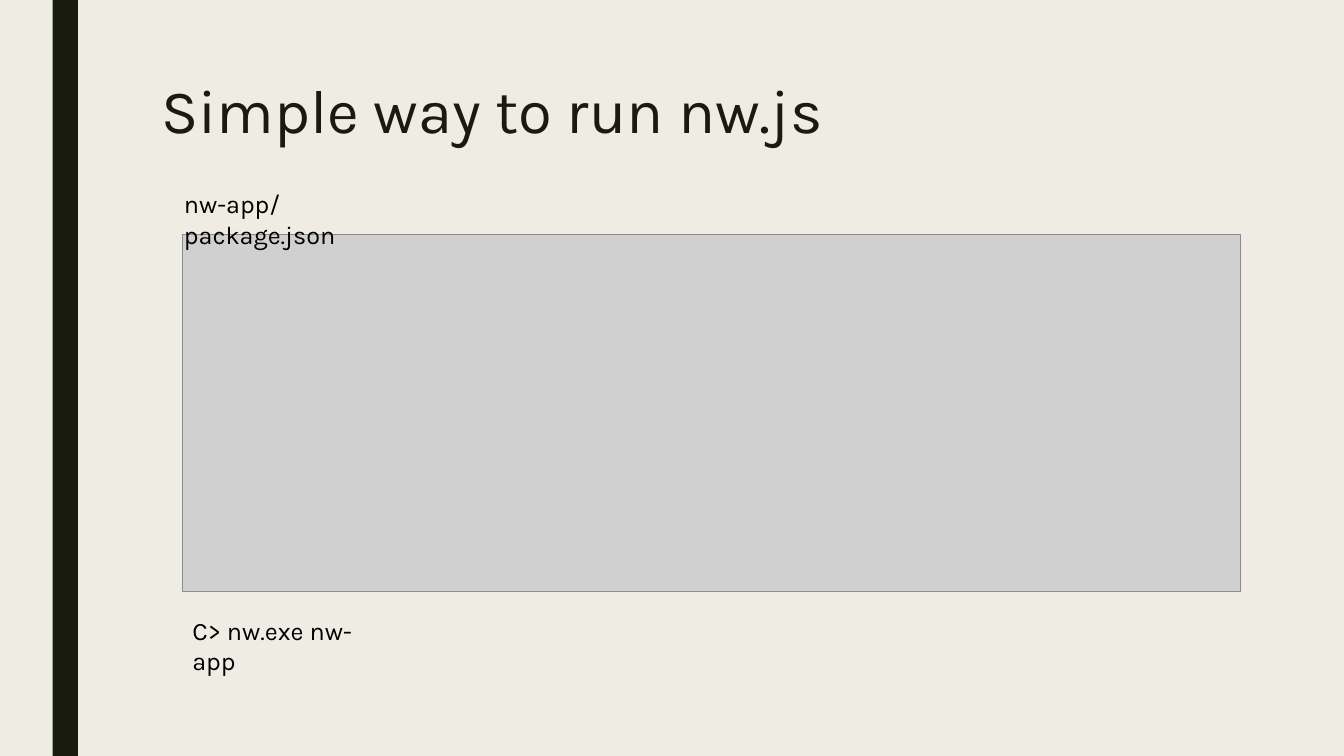
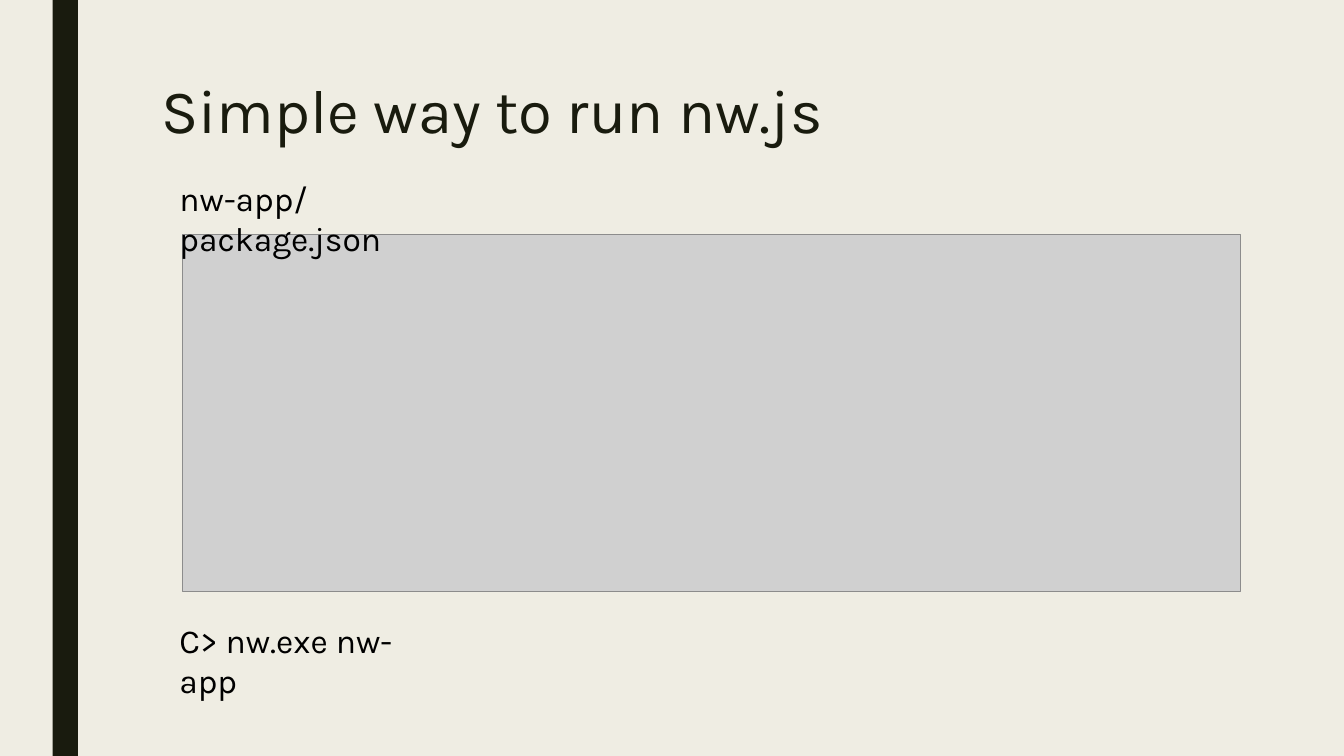
Before and after one commit to derektu/NodeTutorial, a slide deck: slide 29 of Presentation.pptx (slide 25 before the commit). Drawn at 1344x756 pixels with LibreOffice and Linux fonts; fonts in the diff are those of the drawing; grey boxes stand for pictures. Boxes give left, top, right and bottom in pixels: in the first picture for what was removed or moved away, otherwise in the second. Text is boxed around its words. In the diff, an @@ line names an element or a change of style, - is before the commit and + after.

```diff
--- a/Presentation.pptx
+++ b/Presentation.pptx
@@ text "nw-app/package.json" at [179, 186, 381, 260]: size 18 to 24 pt @@
@@ text "nw-app/package.json": place and size @@
-text "nw-app/package.json" at [184, 194, 335, 250]
+text "nw-app/package.json" at [179, 186, 381, 260]
@@ text "C> nw.exe nw-app": place and size @@
-text "C> nw.exe nw-app" at [192, 624, 352, 676]
+text "C> nw.exe nw-app" at [179, 631, 392, 701]
@@ text "C> nw.exe nw-app" at [179, 631, 392, 701]: size 18 to 24 pt @@
```
Also in this commit, not shown: 7 other slides changed, 7 slides added, 3 slides removed.
